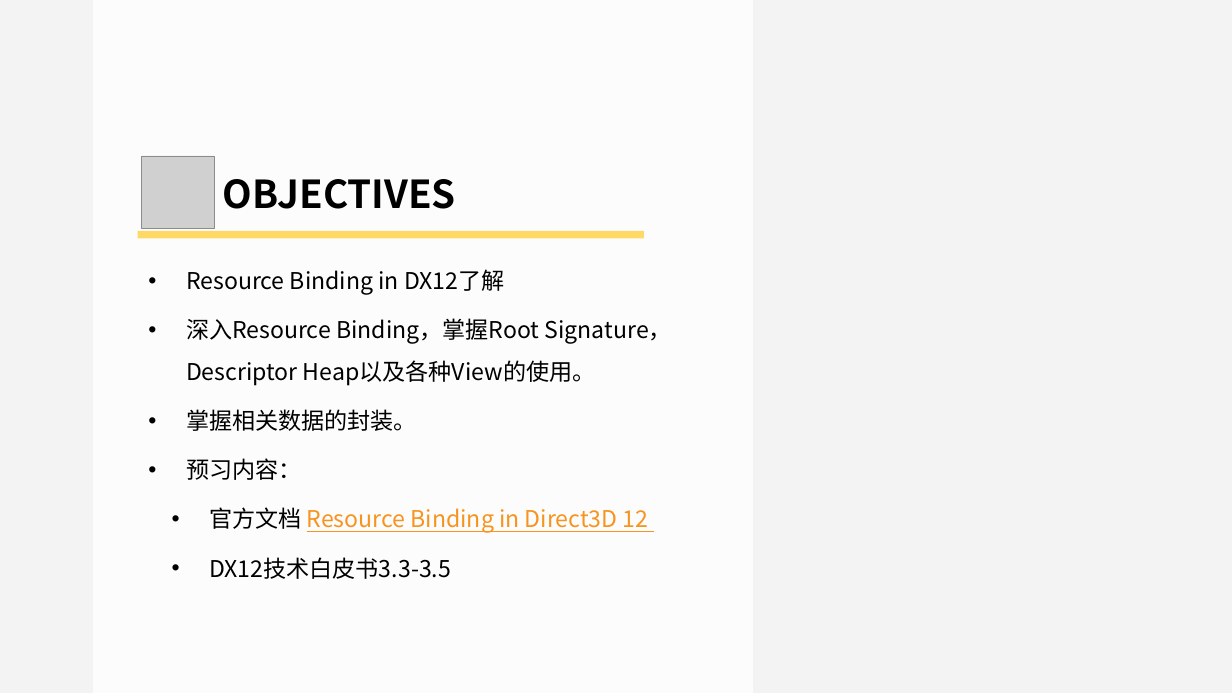
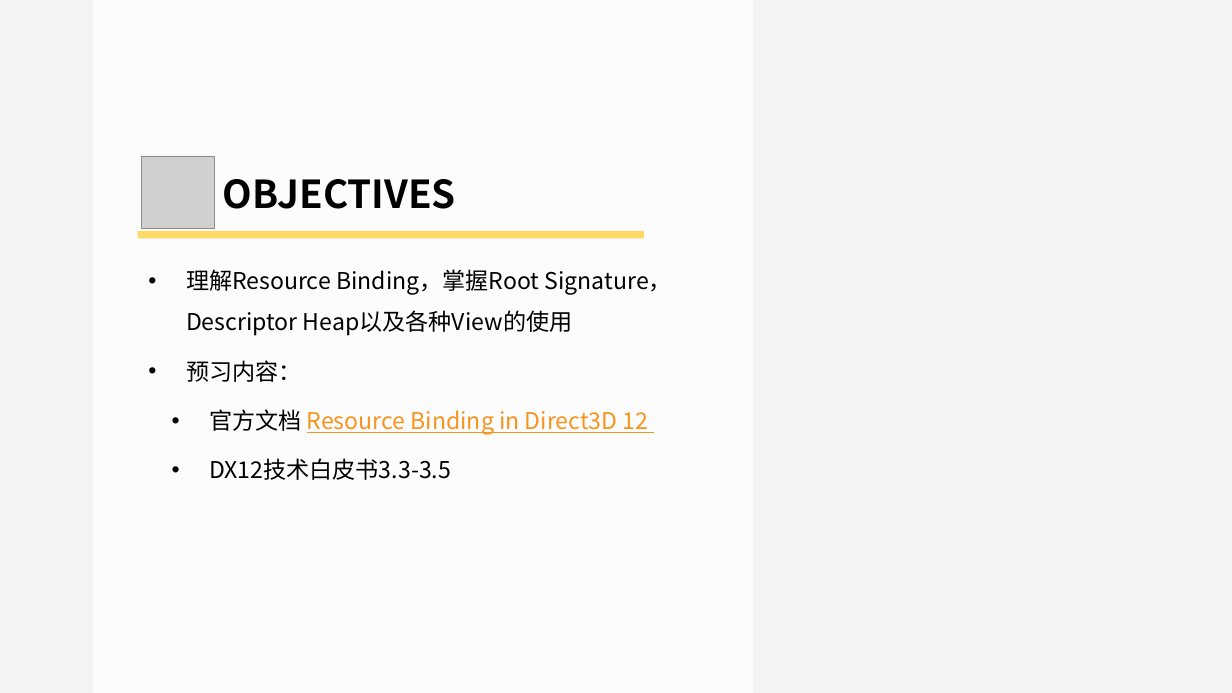
Before and after one commit to doomlover/KSGameEngineTutorials, a slide deck: slide 2 of PPTs/05.深入DX12绘制二.pptx. Drawn at 1232x693 pixels with LibreOffice and Linux fonts; fonts in the diff are those of the drawing; grey boxes stand for pictures. Boxes give left, top, right and bottom in pixels: in the first picture for what was removed or moved away, otherwise in the second. Text is boxed around its words. In the diff, an @@ line names an element or a change of style, - is before the commit and + after.

```diff
--- a/PPTs/05.深入DX12绘制二.pptx
+++ b/PPTs/05.深入DX12绘制二.pptx
@@ text at [186,269,672,336]: text changed @@
-• Resource Binding in DX12了解
-• 深入Resource Binding，掌握Root Signature，Descriptor Heap以及各种View的使用。
-• 掌握相关数据的封装。
+• 理解Resource Binding，掌握Root Signature，Descriptor Heap以及各种View的使用
```
Also in this commit, not shown: 14 other slides changed, 10 slides added, 3 slides removed, 1 other file.
